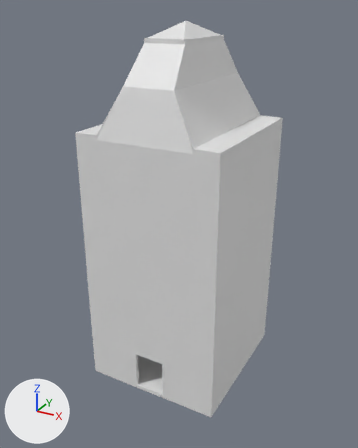
The Blender file LDL-FPS/Assets/Models/tower.blend as it was, and as the next commit left it.
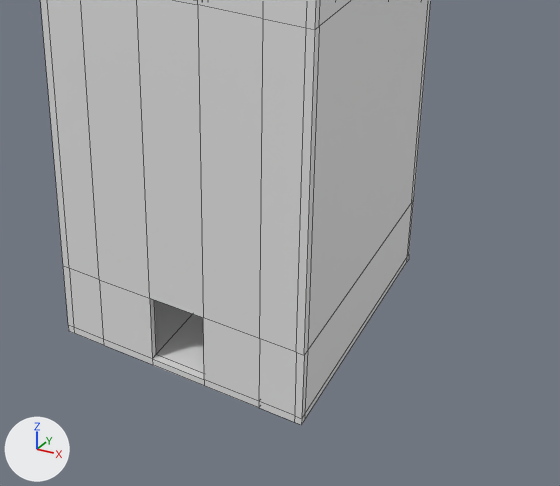
Old and new are each drawn whole from a 50 mm lens placed at (16.9, -27.2, 28.2), pointed at (-0.2, 3.9, 12.6) and again close up on the part from 17% to 95% of the width and 46% to 100% of the height. Arrows for +X, +Y and +Z are at lower left; the lights stay in place. The close-ups show mesh edges as thin lines.

Before the edit, the objects in view are built like this:
```python
me_cube_001 = bpy.data.meshes.new('Cube.001')
me_cube_001.from_pydata(...)  # 258 vertices, 329 faces; spans x -5.4..5.4, y -1.3..10.3, z -1.0..26.3
ob_cube = bpy.data.objects.new('Cube', me_cube_001)
ob_cube.location = (0.0, 0.0, 1.0)
```
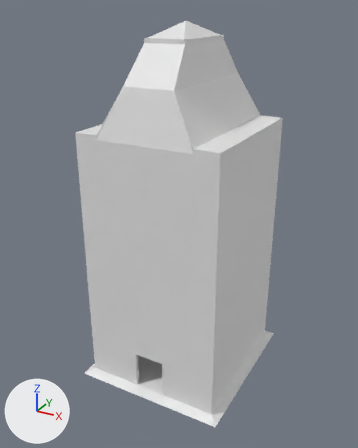
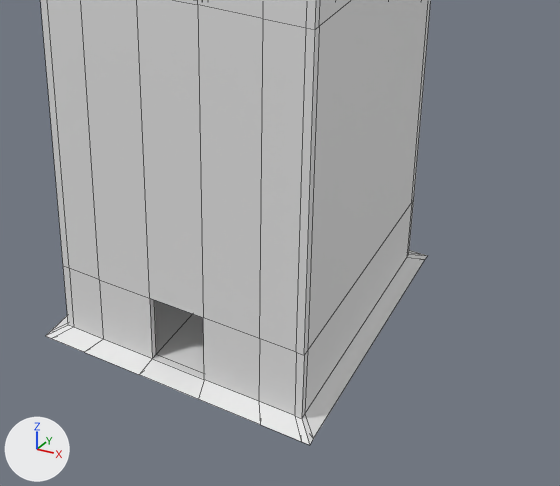
Edits to the bpy script that builds the scene:
```text
Change me_cube_001:
    where me_cube_001.from_pydata(...)  # 258 vertices, 329 faces; spans x -5.4..5.4, y -1.3..10.3, z -1.0..26.3
    used by ob_cube; location = (0.0, 0.0, 1.0)
    me_cube_001 part 1
    me_cube_001.vertices[158].co: (-3.6, -1.3, -1.0) -> (-4.0, -2.0, -1.0)  # pixel (103, 345) -> pixel (84, 352)
    me_cube_001.vertices[159].co: (-5.1, -1.3, -1.0) -> (-5.7, -2.0, -1.0)  # pixel (74, 333) -> pixel (51, 338)
    me_cube_001.vertices[160].co: (3.6, -1.3, -1.0) -> (4.0, -2.0, -1.0)  # pixel (258, 407) -> pixel (260, 424)
    me_cube_001.vertices[161].co: (1.2, -1.3, -1.0) -> (1.3, -2.0, -1.0)  # pixel (204, 385) -> pixel (198, 399)
    me_cube_001.vertices[162].co: (5.1, -1.3, -1.0) -> (5.7, -2.0, -1.0)  # pixel (294, 422) -> pixel (301, 441)
    me_cube_001.vertices[163].co: (-1.2, -1.3, -1.0) -> (-1.3, -2.0, -1.0)  # pixel (152, 364) -> pixel (139, 374)
    me_cube_001.vertices[164].co: (1.2, 10.3, -1.0) -> (1.3, 11.0, -1.0)
    me_cube_001.vertices[165].co: (3.6, 10.3, -1.0) -> (4.0, 11.0, -1.0)
    me_cube_001.vertices[166].co: (-1.2, 10.3, -1.0) -> (-1.3, 11.0, -1.0)
    me_cube_001.vertices[167].co: (-5.1, 10.3, -1.0) -> (-5.7, 11.0, -1.0)
    me_cube_001.vertices[168].co: (-3.6, 10.3, -1.0) -> (-4.0, 11.0, -1.0)
    me_cube_001.vertices[169].co: (5.1, 10.3, -1.0) -> (5.7, 11.0, -1.0)  # not seen -> pixel (420, 253)
    me_cube_001.vertices[186].co: (-5.4, -1.0, -1.0) -> (-6.1, -1.7, -1.0)  # not seen -> pixel (50, 331)
    me_cube_001.vertices[187].co: (-5.4, 10.0, -1.0) -> (-6.1, 10.7, -1.0)
    me_cube_001.vertices[188].co: (-5.4, -1.3, -1.0) -> (-6.1, -2.0, -1.0)  # pixel (68, 331) -> pixel (45, 336)
    me_cube_001.vertices[189].co: (-5.4, 10.3, -1.0) -> (-6.1, 11.0, -1.0)
    me_cube_001.vertices[206].co: (5.4, -1.0, -1.0) -> (6.1, -1.7, -1.0)  # pixel (304, 419) -> pixel (313, 438)
    me_cube_001.vertices[207].co: (5.4, -1.3, -1.0) -> (6.1, -2.0, -1.0)  # pixel (301, 424) -> pixel (309, 445)
    me_cube_001.vertices[208].co: (5.4, 10.3, -1.0) -> (6.1, 11.0, -1.0)  # pixel (408, 259) -> pixel (427, 255)
    me_cube_001.vertices[209].co: (5.4, 10.0, -1.0) -> (6.1, 10.7, -1.0)  # pixel (406, 262) -> pixel (425, 259)
```

What differs and where, as boxes [x1, y1, x2, y2] in the close-ups (560 x 486 px; the box of a moved part takes in the faces that stretch with it):
'Cube', reshaped: before [41, 0, 431, 425]; after [41, 0, 431, 445]
part 1 of me_cube_001, moved or reshaped: before [68, 255, 409, 425]; after [46, 250, 427, 445]
